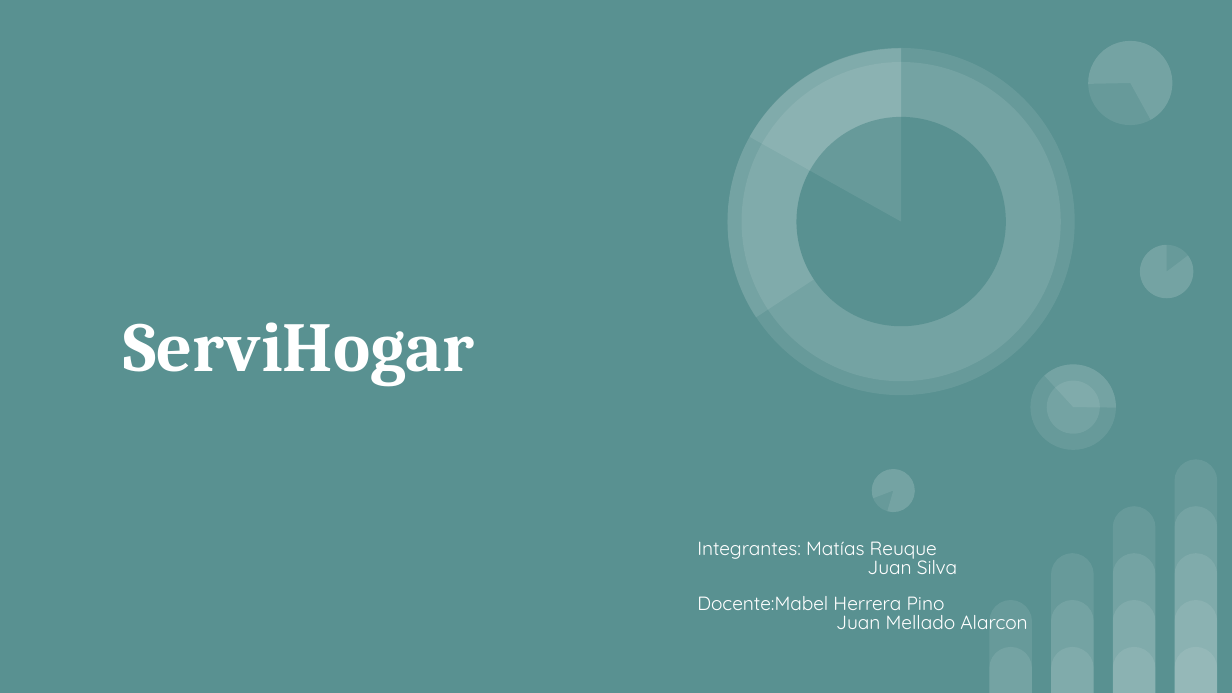
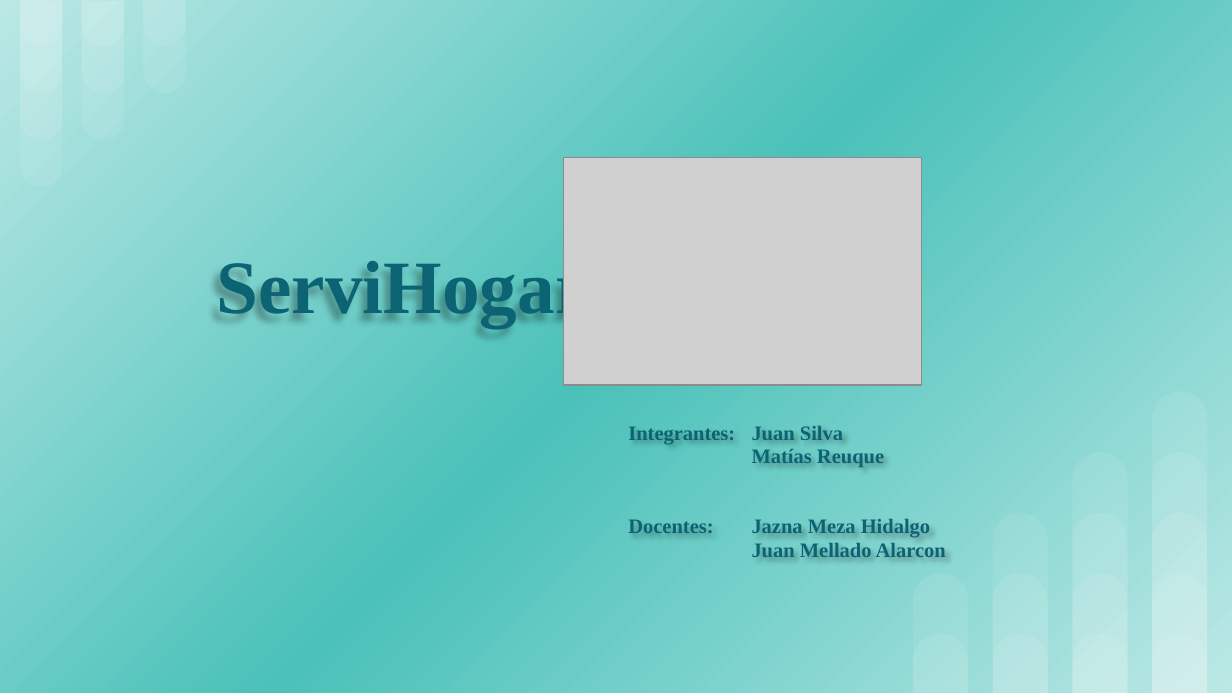
Before and after one commit to TopherHasashi/ServiHogar, a slide deck: slide 1 of Entrega 1/Evidencias Grupales/ServiHogar.pptx. Drawn at 1232x693 pixels with LibreOffice and Linux fonts; fonts in the diff are those of the drawing; grey boxes stand for pictures. Boxes give left, top, right and bottom in pixels: in the first picture for what was removed or moved away, otherwise in the second. Text is boxed around its words. In the diff, an @@ line names an element or a change of style, - is before the commit and + after.

```diff
--- a/Entrega 1/Evidencias Grupales/ServiHogar.pptx
+++ b/Entrega 1/Evidencias Grupales/ServiHogar.pptx
@@ background #599191 to gradient #BBE8E5 to #4AC1B9 @@
@@ group added at (x1=20, y1=0, x2=186, y2=186): 8 round same rects @@
@@ round same rect at (x1=143, y1=0, x2=186, y2=92): rotation 0 to 180 degrees @@
@@ title "ServiHogar" moved from (x1=123, y1=322, x2=474, y2=386) to (x1=217, y1=254, x2=589, y2=327) @@
@@ title "ServiHogar" at (x1=217, y1=254, x2=589, y2=327): size 41 to 44 pt, font Cambria to Times New Roman, text colour #FFFFFF to #0B6374 @@
@@ picture added at (x1=564, y1=158, x2=922, y2=384) @@
@@ subtitle "Integrantes: Juan Silva" moved from (x1=697, y1=541, x2=1027, y2=629) to (x1=628, y1=426, x2=946, y2=557) @@
@@ round same rect added at (x1=1152, y1=392, x2=1207, y2=693), fill #FFFFFF at 9% opacity @@
@@ subtitle at (x1=628, y1=426, x2=930, y2=538): text changed; size 11.2 to 12 pt; font Quicksand to Times New Roman; text colour #FFFFFF to #0B6374; bold on @@
-Integrantes: Matías Reuque
-Juan Silva
-Docente:Mabel Herrera Pino
+Integrantes: Juan Silva
+Matías Reuque
+Docentes: Jazna Meza Hidalgo
@@ group removed at (x1=680, y1=0, x2=1193, y2=518): 8 ellipses, 6 pie slice (boxed as its full ellipse)s @@
@@ round same rect resized from (x1=1112, y1=600, x2=1156, y2=692) to (x1=1072, y1=452, x2=1127, y2=693) @@
@@ round same rect resized from (x1=1174, y1=460, x2=1217, y2=692) to (x1=1152, y1=452, x2=1207, y2=693) @@
@@ round same rect resized from (x1=1112, y1=553, x2=1156, y2=692) to (x1=993, y1=513, x2=1048, y2=692) @@
@@ round same rect resized from (x1=1112, y1=506, x2=1156, y2=692) to (x1=1072, y1=513, x2=1127, y2=692) @@
@@ round same rect resized from (x1=1174, y1=506, x2=1217, y2=692) to (x1=1152, y1=513, x2=1207, y2=692) @@
@@ subtitle at (x1=752, y1=543, x2=946, y2=557): size 11.2 to 12 pt, font Quicksand to Times New Roman, text colour #FFFFFF to #0B6374, bold on in "Juan Mellado Alarcon"; line spacing 0.8 to 0.95 @@
@@ round same rect resized from (x1=1051, y1=600, x2=1094, y2=692) to (x1=913, y1=573, x2=968, y2=692) @@
@@ round same rect resized from (x1=989, y1=600, x2=1032, y2=692) to (x1=993, y1=573, x2=1048, y2=692) @@
@@ round same rect resized from (x1=1051, y1=553, x2=1094, y2=692) to (x1=1072, y1=573, x2=1127, y2=692) @@
@@ round same rect resized from (x1=1174, y1=553, x2=1217, y2=692) to (x1=1152, y1=573, x2=1207, y2=692) @@
@@ round same rect resized from (x1=1112, y1=647, x2=1156, y2=692) to (x1=913, y1=633, x2=968, y2=692) @@
@@ round same rect resized from (x1=989, y1=647, x2=1032, y2=692) to (x1=993, y1=633, x2=1048, y2=692) @@
@@ round same rect resized from (x1=1051, y1=647, x2=1094, y2=692) to (x1=1072, y1=633, x2=1127, y2=692) @@
@@ round same rect resized from (x1=1174, y1=647, x2=1217, y2=692) to (x1=1152, y1=633, x2=1207, y2=692) @@
```
Also in this commit, not shown: 2 other slides changed, 7 slides added, 5 slides removed, 2 other files.
